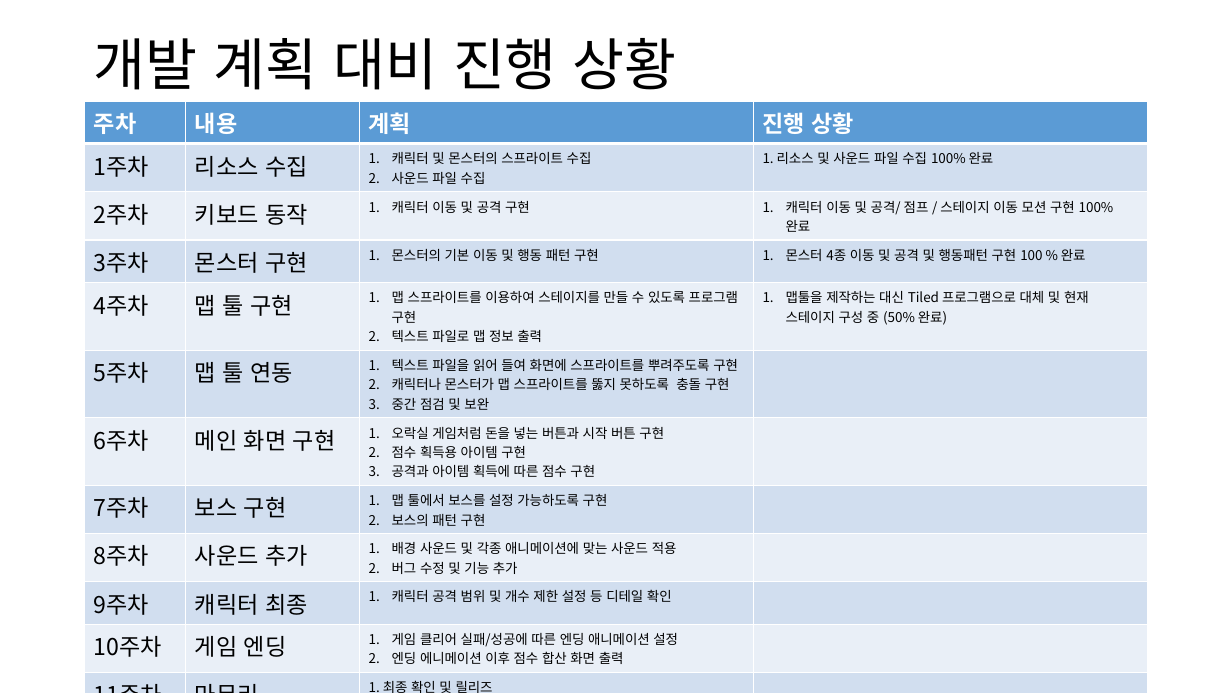
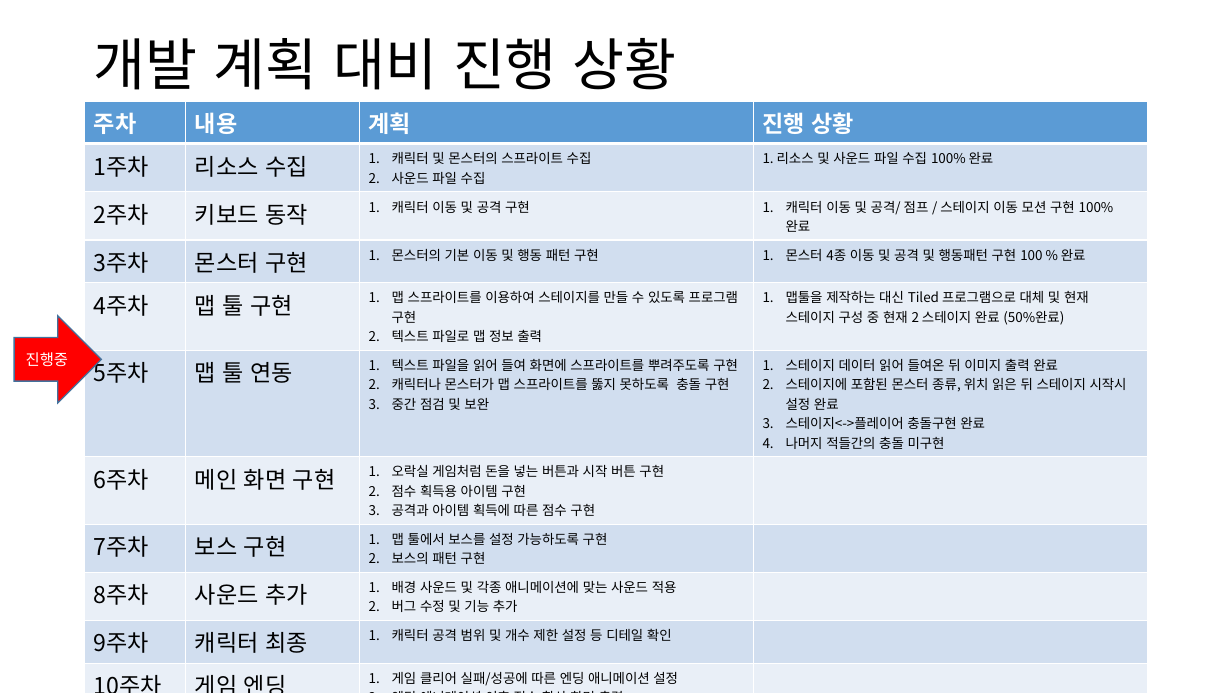
Before and after one commit to NadanKim/BubbleBobble_Copy, a slide deck: slide 4 of 2013180003 김나단 2차발표 ppt.pptx (slide 3 before the commit). Drawn at 1232x693 pixels with LibreOffice and Linux fonts; fonts in the diff are those of the drawing. Boxes give left, top, right and bottom in pixels: in the first picture for what was removed or moved away, otherwise in the second. Text is boxed around its words. In the diff, an @@ line names an element or a change of style, - is before the commit and + after.

```diff
--- a/2013180003 김나단 2차발표 ppt.pptx
+++ b/2013180003 김나단 2차발표 ppt.pptx
@@ table at <box>85,101,1147,690</box> @@
-row 5, column 4: 맵툴을 제작하는 대신 Tiled 프로그램으로 대체 및 현재 스테이지 구성 중 (50% 완료)
+row 5, column 4: 맵툴을 제작하는 대신 Tiled 프로그램으로 대체 및 현재 스테이지 구성 중 현재 2 스테이지 완료 (50%완료)
-row 6, column 4: 
+row 6, column 4: 스테이지 데이터 읽어 들여온 뒤 이미지 출력 완료 / 스테이지에 포함된 몬스터 종류, 위치 읽은 뒤 스테이지 시작시 설정 완료 / 스테이지<->플레이어 충돌구현 완료 / 나머지 적들간의 충돌 미구현
@@ right arrow added at <box>14,316,101,403</box>, fill #FF0000, outline #43739E 1 pt, 12 pt, text #FFFFFF @@
+진행중
```
Also in this commit, not shown: 2 other slides changed, 1 slide added, 10 other files.
